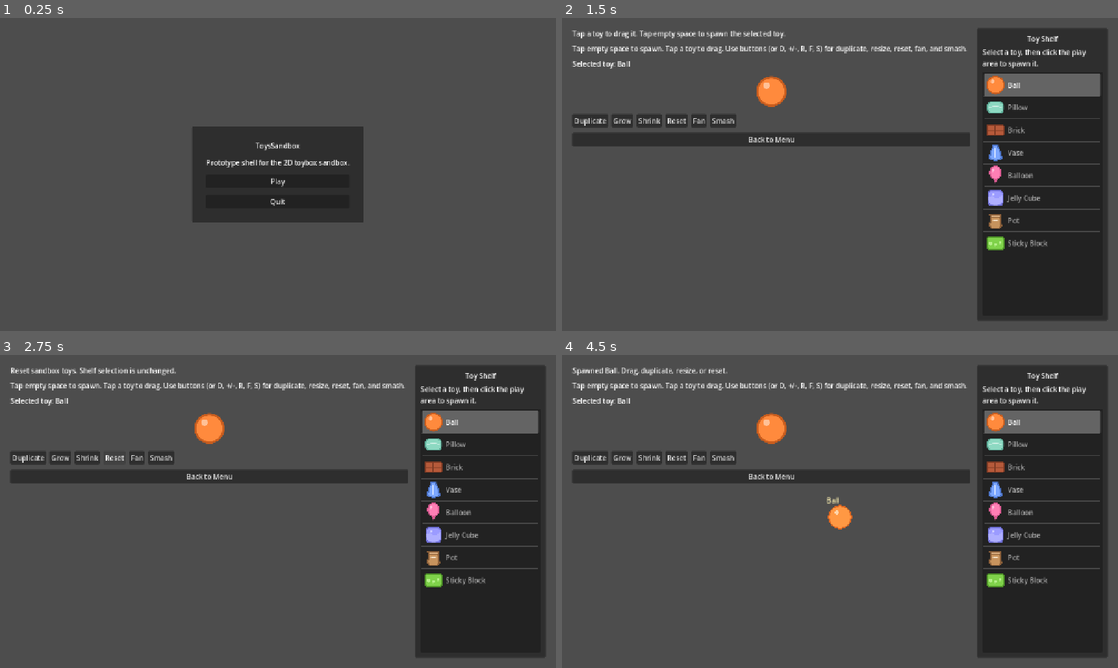
Above: before the commit, frames 1-4 (two rows, left to right).
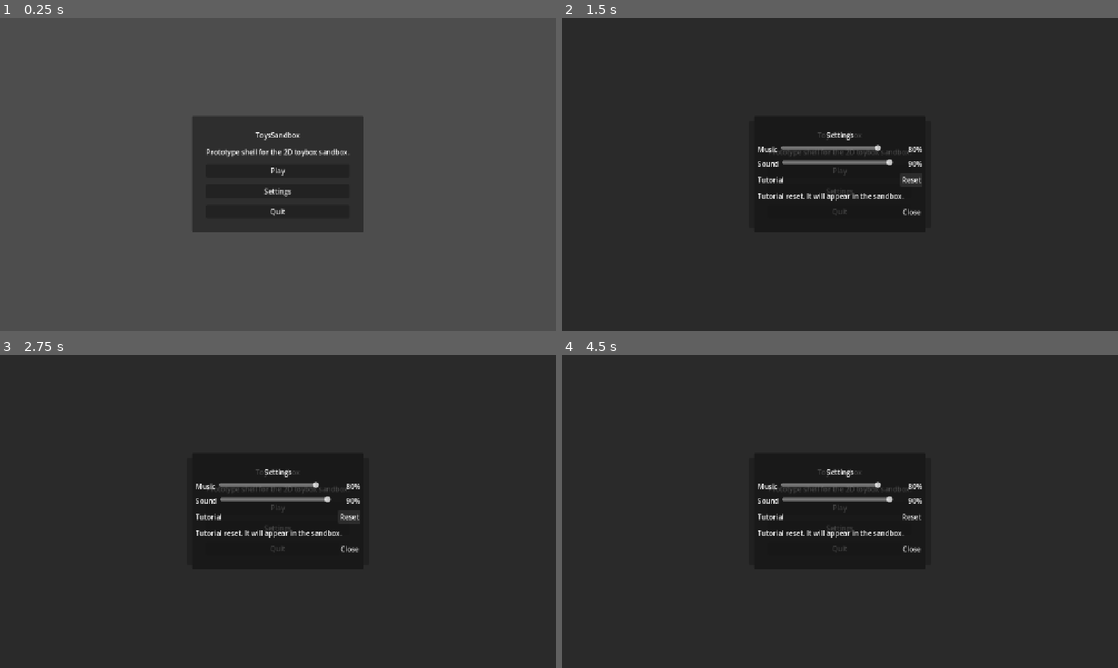
Above: after the commit, the same moments.

Repository: SoundBlaster/ToysSandbox
Game: Godot game, scene res://scenes/boot/Boot.tscn
Same seed, same stepped clock (60 frames per second), same inputs: the game is played once before the commit and once after it.
Inputs (mouse positions are in pixels of both pictures, inside the frame that each line leads up to):
- Up to frame 1 (0.25 s): no input
- Up to frame 2 (1.5 s): click (840, 190) at 0.5 s, where only the run after the commit has a clickable "Settings"; click (912, 180) at 1.25 s, where only the run after the commit has a clickable "Reset"
- Up to frame 3 (2.75 s): click "Reset" at 2 s
- Up to frame 4 (4.5 s): click (773, 477) at 2.75 s, where only the run before the commit has a clickable "Back to Menu"; click "Play" at 3.5 s; click (840, 508) at 4.25 s, where only the run after the commit has a clickable "Play"

The runs differ from the first frame. In frame 1, 2.9% of the frame differs, in the area x 34-66%, y 31-69%; in frame 2, 77%; in frame 3, 77%, in the area x 0-100%, y 0-100%; in frame 4, 77%.

Commit message:
Implement P4-T1: add onboarding, settings, and local persistence

Diff:
--- a/scenes/game/Sandbox.tscn
+++ b/scenes/game/Sandbox.tscn
@@ -59,6 +59,51 @@
 offset_top = 24.0
 offset_right = -24.0
 offset_bottom = -24.0
+
+[node name="OnboardingOverlay" type="PanelContainer" parent="CanvasLayer"]
+visible = false
+custom_minimum_size = Vector2(460, 0)
+anchor_left = 0.5
+anchor_right = 0.5
+offset_left = -230.0
+offset_top = 24.0
+offset_right = 230.0
+offset_bottom = 228.0
+
+[node name="OnboardingMargin" type="MarginContainer" parent="CanvasLayer/OnboardingOverlay"]
+layout_mode = 2
+theme_override_constants/margin_left = 16
+theme_override_constants/margin_top = 14
+theme_override_constants/margin_right = 16
+theme_override_constants/margin_bottom = 14
+
+[node name="OnboardingVBox" type="VBoxContainer" parent="CanvasLayer/OnboardingOverlay/OnboardingMargin"]
+layout_mode = 2
+theme_override_constants/separation = 8
+
+[node name="OnboardingTitle" type="Label" parent="CanvasLayer/OnboardingOverlay/OnboardingMargin/OnboardingVBox"]
+layout_mode = 2
+text = "Quick Start"
+horizontal_alignment = 1
+
+[node name="OnboardingSpawnHint" type="Label" parent="CanvasLayer/OnboardingOverlay/OnboardingMargin/OnboardingVBox"]
+layout_mode = 2
+autowrap_mode = 3
+text = "1. Pick a toy and tap the play area."
+
+[node name="OnboardingDragHint" type="Label" parent="CanvasLayer/OnboardingOverlay/OnboardingMargin/OnboardingVBox"]
+layout_mode = 2
+autowrap_mode = 3
+text = "2. Drag toys and release to throw."
+
+[node name="OnboardingResetHint" type="Label" parent="CanvasLayer/OnboardingOverlay/OnboardingMargin/OnboardingVBox"]
+layout_mode = 2
+autowrap_mode = 3
+text = "3. Tap Reset to clear and start over."
+
+[node name="DismissOnboardingButton" type="Button" parent="CanvasLayer/OnboardingOverlay/OnboardingMargin/OnboardingVBox"]
+layout_mode = 2
+text = "Got it"
 
 [node name="HBoxContainer" type="HBoxContainer" parent="CanvasLayer/MarginContainer"]
 layout_mode = 2
--- a/scenes/menu/MainMenu.tscn
+++ b/scenes/menu/MainMenu.tscn
@@ -47,6 +47,121 @@
 layout_mode = 2
 text = "Play"
 
+[node name="SettingsButton" type="Button" parent="CenterContainer/PanelContainer/MarginContainer/VBoxContainer"]
+layout_mode = 2
+text = "Settings"
+
 [node name="QuitButton" type="Button" parent="CenterContainer/PanelContainer/MarginContainer/VBoxContainer"]
 layout_mode = 2
 text = "Quit"
+
+[node name="SettingsOverlay" type="Control" parent="."]
+visible = false
+layout_mode = 1
+anchors_preset = 15
+anchor_right = 1.0
+anchor_bottom = 1.0
+grow_horizontal = 2
+grow_vertical = 2
+mouse_filter = 0
+
+[node name="Backdrop" type="ColorRect" parent="SettingsOverlay"]
+layout_mode = 1
+anchors_preset = 15
+anchor_right = 1.0
+anchor_bottom = 1.0
+grow_horizontal = 2
+grow_vertical = 2
+color = Color(0, 0, 0, 0.45)
+
+[node name="PanelCenter" type="CenterContainer" parent="SettingsOverlay"]
+layout_mode = 1
+anchors_preset = 15
+anchor_right = 1.0
+anchor_bottom = 1.0
+grow_horizontal = 2
+grow_vertical = 2
+
+[node name="SettingsPanel" type="PanelContainer" parent="SettingsOverlay/PanelCenter"]
+custom_minimum_size = Vector2(420, 0)
+layout_mode = 2
+
+[node name="SettingsMargin" type="MarginContainer" parent="SettingsOverlay/PanelCenter/SettingsPanel"]
+layout_mode = 2
+theme_override_constants/margin_left = 20
+theme_override_constants/margin_top = 20
+theme_override_constants/margin_right = 20
+theme_override_constants/margin_bottom = 20
+
+[node name="SettingsVBox" type="VBoxContainer" parent="SettingsOverlay/PanelCenter/SettingsPanel/SettingsMargin"]
+layout_mode = 2
+theme_override_constants/separation = 10
+
+[node name="SettingsTitleLabel" type="Label" parent="SettingsOverlay/PanelCenter/SettingsPanel/SettingsMargin/SettingsVBox"]
+layout_mode = 2
+text = "Settings"
+horizontal_alignment = 1
+
+[node name="MusicRow" type="HBoxContainer" parent="SettingsOverlay/PanelCenter/SettingsPanel/SettingsMargin/SettingsVBox"]
+layout_mode = 2
+theme_override_constants/separation = 8
+
+[node name="MusicLabel" type="Label" parent="SettingsOverlay/PanelCenter/SettingsPanel/SettingsMargin/SettingsVBox/MusicRow"]
+layout_mode = 2
+text = "Music"
+
+[node name="MusicSlider" type="HSlider" parent="SettingsOverlay/PanelCenter/SettingsPanel/SettingsMargin/SettingsVBox/MusicRow"]
+layout_mode = 2
+size_flags_horizontal = 3
+max_value = 1.0
+step = 0.01
+value = 0.8
+
+[node name="MusicValueLabel" type="Label" parent="SettingsOverlay/PanelCenter/SettingsPanel/SettingsMargin/SettingsVBox/MusicRow"]
+layout_mode = 2
+text = "80%"
+
+[node name="SoundRow" type="HBoxContainer" parent="SettingsOverlay/PanelCenter/SettingsPanel/SettingsMargin/SettingsVBox"]
+layout_mode = 2
+theme_override_constants/separation = 8
+
+[node name="SoundLabel" type="Label" parent="SettingsOverlay/PanelCenter/SettingsPanel/SettingsMargin/SettingsVBox/SoundRow"]
+layout_mode = 2
+text = "Sound"
+
+[node name="SoundSlider" type="HSlider" parent="SettingsOverlay/PanelCenter/SettingsPanel/SettingsMargin/SettingsVBox/SoundRow"]
+layout_mode = 2
+size_flags_horizontal = 3
+max_value = 1.0
+step = 0.01
+value = 0.9
+
+[node name="SoundValueLabel" type="Label" parent="SettingsOverlay/PanelCenter/SettingsPanel/SettingsMargin/SettingsVBox/SoundRow"]
+layout_mode = 2
+text = "90%"
+
+[node name="TutorialRow" type="HBoxContainer" parent="SettingsOverlay/PanelCenter/SettingsPanel/SettingsMargin/SettingsVBox"]
+layout_mode = 2
+theme_override_constants/separation = 8
+
+[node name="TutorialLabel" type="Label" parent="SettingsOverlay/PanelCenter/SettingsPanel/SettingsMargin/SettingsVBox/TutorialRow"]
+layout_mode = 2
+size_flags_horizontal = 3
+text = "Tutorial"
+
+[node name="ResetTutorialButton" type="Button" parent="SettingsOverlay/PanelCenter/SettingsPanel/SettingsMargin/SettingsVBox/TutorialRow"]
+layout_mode = 2
+text = "Reset"
+
+[node name="SettingsStatusLabel" type="Label" parent="SettingsOverlay/PanelCenter/SettingsPanel/SettingsMargin/SettingsVBox"]
+layout_mode = 2
+autowrap_mode = 3
+text = ""
+
+[node name="SettingsButtonsRow" type="HBoxContainer" parent="SettingsOverlay/PanelCenter/SettingsPanel/SettingsMargin/SettingsVBox"]
+layout_mode = 2
+alignment = 2
+
+[node name="CloseSettingsButton" type="Button" parent="SettingsOverlay/PanelCenter/SettingsPanel/SettingsMargin/SettingsVBox/SettingsButtonsRow"]
+layout_mode = 2
+text = "Close"
--- a/scripts/autoload/GameState.gd
+++ b/scripts/autoload/GameState.gd
@@ -1,8 +1,42 @@
 extends Node
 
-var selected_toy_id: StringName = &"ball"
+const DEFAULT_SELECTED_TOY_ID := &"ball"
+
+var selected_toy_id: StringName = DEFAULT_SELECTED_TOY_ID
 var tutorial_dismissed := false
 
 
 func reset_session() -> void:
-	selected_toy_id = &"ball"
+	selected_toy_id = DEFAULT_SELECTED_TOY_ID
+	tutorial_dismissed = false
+
+
+func apply_persisted_state(state: Dictionary) -> void:
+	var persisted_toy_id := StringName(String(state.get("selected_toy_id", String(DEFAULT_SELECTED_TOY_ID))))
+	if String(persisted_toy_id).strip_edges().is_empty():
+		persisted_toy_id = DEFAULT_SELECTED_TOY_ID
+
+	if ToyCatalog.has_toy(persisted_toy_id):
+		selected_toy_id = persisted_toy_id
+	else:
+		selected_toy_id = DEFAULT_SELECTED_TOY_ID
+
+	tutorial_dismissed = bool(state.get("tutorial_dismissed", false))
+
+
+func set_selected_toy_id(toy_id: StringName, persist: bool = true) -> void:
+	if String(toy_id).strip_edges().is_empty():
+		selected_toy_id = DEFAULT_SELECTED_TOY_ID
+	elif ToyCatalog.has_toy(toy_id):
+		selected_toy_id = toy_id
+	else:
+		selected_toy_id = DEFAULT_SELECTED_TOY_ID
+
+	if persist:
+		SaveService.update_state({"selected_toy_id": String(selected_toy_id)})
+
+
+func set_tutorial_dismissed(is_dismissed: bool, persist: bool = true) -> void:
+	tutorial_dismissed = is_dismissed
+	if persist:
+		SaveService.update_state({"tutorial_dismissed": tutorial_dismissed})
--- a/scripts/autoload/SaveService.gd
+++ b/scripts/autoload/SaveService.gd
@@ -1,16 +1,109 @@
 extends Node
 
 const SAVE_PATH := "user://settings.cfg"
-
-var settings := {
+const AUDIO_SECTION := "audio"
+const GAMEPLAY_SECTION := "gameplay"
+const DEFAULT_STATE := {
 	"music_volume": 0.8,
 	"sound_volume": 0.9,
+	"selected_toy_id": "ball",
+	"tutorial_dismissed": false,
 }
+
+var _state: Dictionary = DEFAULT_STATE.duplicate(true)
 
 
 func load_settings() -> Dictionary:
-	return settings.duplicate(true)
+	var state := load_state()
+	return {
+		"music_volume": state.get("music_volume", DEFAULT_STATE["music_volume"]),
+		"sound_volume": state.get("sound_volume", DEFAULT_STATE["sound_volume"]),
+	}
 
 
 func save_settings(next_settings: Dictionary) -> void:
-	settings = next_settings.duplicate(true)
+	update_state(next_settings)
+
+
+func load_state() -> Dictionary:
+	var next_state := DEFAULT_STATE.duplicate(true)
+	var config := ConfigFile.new()
+	var load_result := config.load(SAVE_PATH)
+
+	if load_result == OK:
+		next_state["music_volume"] = _sanitize_volume(
+			config.get_value(AUDIO_SECTION, "music_volume", DEFAULT_STATE["music_volume"]),
+			float(DEFAULT_STATE["music_volume"])
+		)
+		next_state["sound_volume"] = _sanitize_volume(
+			config.get_value(AUDIO_SECTION, "sound_volume", DEFAULT_STATE["sound_volume"]),
+			float(DEFAULT_STATE["sound_volume"])
+		)
+		next_state["selected_toy_id"] = _sanitize_toy_id(
+			config.get_value(GAMEPLAY_SECTION, "selected_toy_id", DEFAULT_STATE["selected_toy_id"])
+		)
+		next_state["tutorial_dismissed"] = bool(
+			config.get_value(GAMEPLAY_SECTION, "tutorial_dismissed", DEFAULT_STATE["tutorial_dismissed"])
+		)
+	elif load_result != ERR_FILE_NOT_FOUND:
+		push_warning("SaveService: failed to load %s (code %d). Restoring defaults." % [SAVE_PATH, load_result])
+
+	_state = next_state
+	_write_state(_state)
+	return _state.duplicate(true)
+
+
+func save_state(next_state: Dictionary) -> void:
+	_state = _normalized_state(next_state)
+	_write_state(_state)
+
+
+func update_state(patch: Dictionary) -> Dictionary:
+	var merged_state := _state.duplicate(true)
+	merged_state.merge(patch, true)
+	save_state(merged_state)
+	return _state.duplicate(true)
+
+
+func get_state() -> Dictionary:
+	return _state.duplicate(true)
+
+
+func _normalized_state(source: Dictionary) -> Dictionary:
+	var normalized := DEFAULT_STATE.duplicate(true)
+	normalized["music_volume"] = _sanitize_volume(
+		source.get("music_volume", normalized["music_volume"]),
+		float(DEFAULT_STATE["music_volume"])
+	)
+	normalized["sound_volume"] = _sanitize_volume(
+		source.get("sound_volume", normalized["sound_volume"]),
+		float(DEFAULT_STATE["sound_volume"])
+	)
+	normalized["selected_toy_id"] = _sanitize_toy_id(source.get("selected_toy_id", normalized["selected_toy_id"]))
+	normalized["tutorial_dismissed"] = bool(source.get("tutorial_dismissed", normalized["tutorial_dismissed"]))
+	return normalized
+
+
+func _write_state(next_state: Dictionary) -> void:
+	var config := ConfigFile.new()
+	config.set_value(AUDIO_SECTION, "music_volume", float(next_state.get("music_volume", DEFAULT_STATE["music_volume"])))
+	config.set_value(AUDIO_SECTION, "sound_volume", float(next_state.get("sound_volume", DEFAULT_STATE["sound_volume"])))
+	config.set_value(GAMEPLAY_SECTION, "selected_toy_id", String(next_state.get("selected_toy_id", DEFAULT_STATE["selected_toy_id"])))
+	config.set_value(GAMEPLAY_SECTION, "tutorial_dismissed", bool(next_state.get("tutorial_dismissed", DEFAULT_STATE["tutorial_dismissed"])))
+	var save_result := config.save(SAVE_PATH)
+	if save_result != OK:
+		push_warning("SaveService: failed to save %s (code %d)." % [SAVE_PATH, save_result])
+
+
+func _sanitize_volume(value: Variant, fallback: float) -> float:
+	if value is float or value is int:
+		return clampf(float(value), 0.0, 1.0)
+	return clampf(fallback, 0.0, 1.0)
+
+
+func _sanitize_toy_id(value: Variant) -> String:
+	if value is StringName:
+		return String(value)
+	if value is String and not String(value).strip_edges().is_empty():
+		return String(value)
+	return String(DEFAULT_STATE["selected_toy_id"])
--- a/scripts/boot/Boot.gd
+++ b/scripts/boot/Boot.gd
@@ -3,6 +3,12 @@
 
 func _ready() -> void:
 	GameState.reset_session()
+	var persisted_state := SaveService.load_state()
+	GameState.apply_persisted_state(persisted_state)
+	AudioService.apply_settings(
+		float(persisted_state.get("music_volume", AudioService.music_volume)),
+		float(persisted_state.get("sound_volume", AudioService.sound_volume))
+	)
 	call_deferred("_go_to_main_menu")
 
 
--- a/scripts/game/Sandbox.gd
+++ b/scripts/game/Sandbox.gd
@@ -16,6 +16,8 @@
 @onready var selected_preview: TextureRect = $CanvasLayer/MarginContainer/HBoxContainer/InfoPanel/SelectedPreview
 @onready var toy_list: ItemList = $CanvasLayer/MarginContainer/HBoxContainer/ShelfPanel/ShelfMargin/ShelfVBox/ToyList
 @onready var spawn_root: Node2D = $SpawnedToys
+@onready var onboarding_overlay: PanelContainer = $CanvasLayer/OnboardingOverlay
+@onready var dismiss_onboarding_button: Button = $CanvasLayer/OnboardingOverlay/OnboardingMargin/OnboardingVBox/DismissOnboardingButton
 
 var shelf_toy_ids: Array[StringName] = []
 var fallback_icons: Dictionary = {}
@@ -32,11 +34,13 @@
 	fan_button.pressed.connect(_on_fan_pressed)
 	smash_button.pressed.connect(_on_smash_pressed)
 	toy_list.item_selected.connect(_on_toy_selected)
+	dismiss_onboarding_button.pressed.connect(_on_dismiss_onboarding_pressed)
 
 	_ensure_selected_toy()
 	_build_toy_shelf()
 	status_label.text = "Tap a toy to drag it. Tap empty space to spawn the selected toy."
 	_refresh_selected_label()
+	_refresh_onboarding_overlay()
 	interaction_controller = SANDBOX_INTERACTION_CONTROLLER.new()
 	interaction_controller.setup(
 		status_label,
@@ -91,6 +95,10 @@
 		interaction_controller.on_smash_pressed()
 
 
+func _on_dismiss_onboarding_pressed() -> void:
+	_dismiss_onboarding_overlay("Onboarding hidden. You can reset it from Settings.")
+
+
 func _spawn_selected_toy(spawn_position: Vector2) -> RigidBody2D:
 	var toy_id := GameState.selected_toy_id
 	var definition := ToyCatalog.get_toy_definition(toy_id)
@@ -106,6 +114,7 @@
 	toy_instance.call("configure", definition)
 
 	status_label.text = "Spawned %s. Drag, duplicate, resize, or reset." % definition.get("display_name", "Toy")
+	_dismiss_onboarding_overlay("")
 	return toy_instance
 
 
@@ -121,7 +130,7 @@
 	var selected_index := shelf_toy_ids.find(GameState.selected_toy_id)
 	if selected_index == -1 and not shelf_toy_ids.is_empty():
 		selected_index = 0
-		GameState.selected_toy_id = shelf_toy_ids[0]
+		GameState.set_selected_toy_id(shelf_toy_ids[0])
 
 	if selected_index >= 0:
 		toy_list.select(selected_index)
@@ -131,7 +140,7 @@
 	if index < 0 or index >= shelf_toy_ids.size():
 		return
 
-	GameState.selected_toy_id = shelf_toy_ids[index]
+	GameState.set_selected_toy_id(shelf_toy_ids[index])
 	var definition := ToyCatalog.get_toy_definition(GameState.selected_toy_id)
 	status_label.text = "Selected %s from the shelf." % definition.get("display_name", "Toy")
 	_refresh_selected_label()
@@ -176,7 +185,21 @@
 		GameState.selected_toy_id = &""
 		return
 
-	GameState.selected_toy_id = available_ids[0]
+	GameState.set_selected_toy_id(available_ids[0])
+
+
+func _refresh_onboarding_overlay() -> void:
+	onboarding_overlay.visible = not GameState.tutorial_dismissed
+
+
+func _dismiss_onboarding_overlay(status_message: String) -> void:
+	if GameState.tutorial_dismissed:
+		return
+
+	GameState.set_tutorial_dismissed(true)
+	_refresh_onboarding_overlay()
+	if not status_message.is_empty():
+		status_label.text = status_message
 
 
 func _refresh_selected_label() -> void:
--- a/scripts/menu/MainMenu.gd
+++ b/scripts/menu/MainMenu.gd
@@ -1,17 +1,86 @@
 extends Control
 
 @onready var play_button: Button = $CenterContainer/PanelContainer/MarginContainer/VBoxContainer/PlayButton
+@onready var settings_button: Button = $CenterContainer/PanelContainer/MarginContainer/VBoxContainer/SettingsButton
 @onready var quit_button: Button = $CenterContainer/PanelContainer/MarginContainer/VBoxContainer/QuitButton
+@onready var settings_overlay: Control = $SettingsOverlay
+@onready var music_slider: HSlider = $SettingsOverlay/PanelCenter/SettingsPanel/SettingsMargin/SettingsVBox/MusicRow/MusicSlider
+@onready var sound_slider: HSlider = $SettingsOverlay/PanelCenter/SettingsPanel/SettingsMargin/SettingsVBox/SoundRow/SoundSlider
+@onready var music_value_label: Label = $SettingsOverlay/PanelCenter/SettingsPanel/SettingsMargin/SettingsVBox/MusicRow/MusicValueLabel
+@onready var sound_value_label: Label = $SettingsOverlay/PanelCenter/SettingsPanel/SettingsMargin/SettingsVBox/SoundRow/SoundValueLabel
+@onready var reset_tutorial_button: Button = $SettingsOverlay/PanelCenter/SettingsPanel/SettingsMargin/SettingsVBox/TutorialRow/ResetTutorialButton
+@onready var close_settings_button: Button = $SettingsOverlay/PanelCenter/SettingsPanel/SettingsMargin/SettingsVBox/SettingsButtonsRow/CloseSettingsButton
+@onready var settings_status_label: Label = $SettingsOverlay/PanelCenter/SettingsPanel/SettingsMargin/SettingsVBox/SettingsStatusLabel
 
 
 func _ready() -> void:
 	play_button.pressed.connect(_on_play_pressed)
+	settings_button.pressed.connect(_on_settings_pressed)
 	quit_button.pressed.connect(_on_quit_pressed)
+	music_slider.value_changed.connect(_on_music_slider_changed)
+	sound_slider.value_changed.connect(_on_sound_slider_changed)
+	reset_tutorial_button.pressed.connect(_on_reset_tutorial_pressed)
+	close_settings_button.pressed.connect(_on_close_settings_pressed)
+	_load_settings_ui()
 
 
 func _on_play_pressed() -> void:
 	get_tree().change_scene_to_file("res://scenes/game/Sandbox.tscn")
 
 
+func _on_settings_pressed() -> void:
+	settings_status_label.text = ""
+	_set_settings_overlay_visible(true)
+
+
 func _on_quit_pressed() -> void:
 	get_tree().quit()
+
+
+func _on_music_slider_changed(_value: float) -> void:
+	_refresh_slider_labels()
+	_apply_and_persist_audio_settings()
+
+
+func _on_sound_slider_changed(_value: float) -> void:
+	_refresh_slider_labels()
+	_apply_and_persist_audio_settings()
+
+
+func _on_reset_tutorial_pressed() -> void:
+	GameState.set_tutorial_dismissed(false)
+	settings_status_label.text = "Tutorial reset. It will appear in the sandbox."
+
+
+func _on_close_settings_pressed() -> void:
+	_set_settings_overlay_visible(false)
+
+
+func _load_settings_ui() -> void:
+	var persisted_state := SaveService.get_state()
+	var music_volume := clampf(float(persisted_state.get("music_volume", AudioService.music_volume)), 0.0, 1.0)
+	var sound_volume := clampf(float(persisted_state.get("sound_volume", AudioService.sound_volume)), 0.0, 1.0)
+	music_slider.set_value_no_signal(music_volume)
+	sound_slider.set_value_no_signal(sound_volume)
+	AudioService.apply_settings(music_volume, sound_volume)
+	_refresh_slider_labels()
+	_set_settings_overlay_visible(false)
+
+
+func _refresh_slider_labels() -> void:
+	music_value_label.text = "%d%%" % int(round(music_slider.value * 100.0))
+	sound_value_label.text = "%d%%" % int(round(sound_slider.value * 100.0))
+
+
+func _apply_and_persist_audio_settings() -> void:
+	var music_volume := clampf(float(music_slider.value), 0.0, 1.0)
+	var sound_volume := clampf(float(sound_slider.value), 0.0, 1.0)
+	AudioService.apply_settings(music_volume, sound_volume)
+	SaveService.update_state({
+		"music_volume": music_volume,
+		"sound_volume": sound_volume,
+	})
+
+
+func _set_settings_overlay_visible(is_visible: bool) -> void:
+	settings_overlay.visible = is_visible
Not shown, added: SPECS/INPROGRESS/P4-T1_Validation_Report.md
